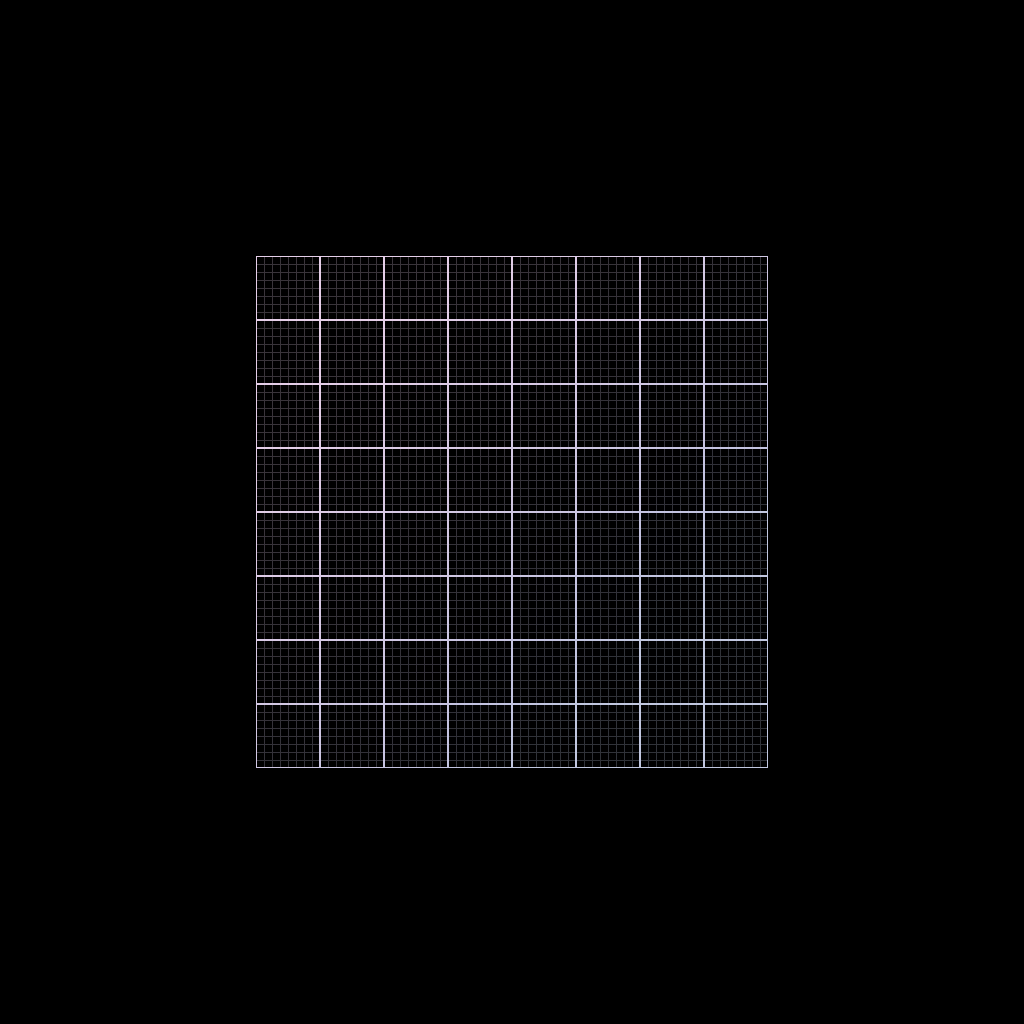
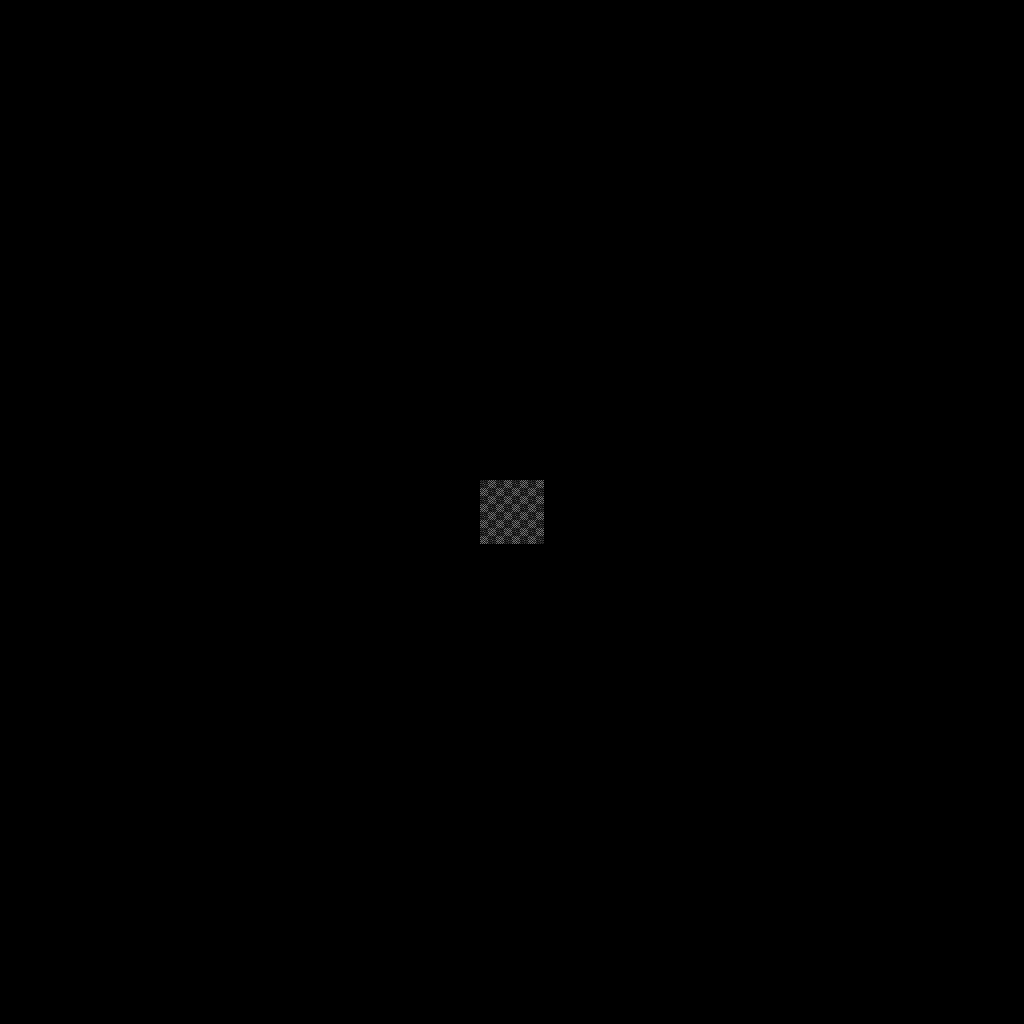
Layer changes from the first 1024px x 1024px image to the second:
added layer "tiles_512" in group "G_512" over (480, 480, 544, 544)
hid "fg_512" over (256, 256, 768, 768)
